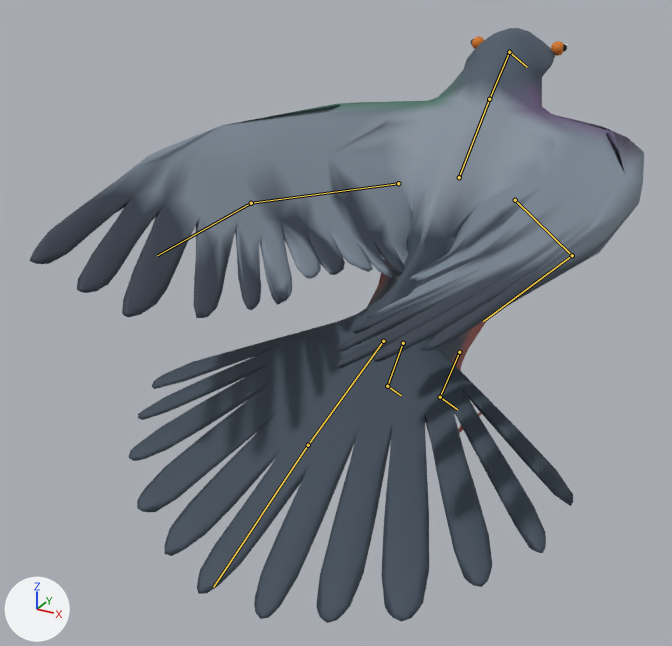
Renders of the glTF model assets/pigeon/pigeon.glb from each side of a commit.
Before and after are seen from a 50 mm camera at (0.201, -0.505, 0.304) aimed at (-0.031, -0.084, 0.093). Arrows for +X, +Y and +Z are at lower left; the lights stay in place. The picture after the commit comes second. Both versions are drawn at frame 0 of the action 'Idle'; the numbers are the values there. The bones that bend it are drawn over the model as lines.

Names of what the first picture shows: 'pigeon-model'.
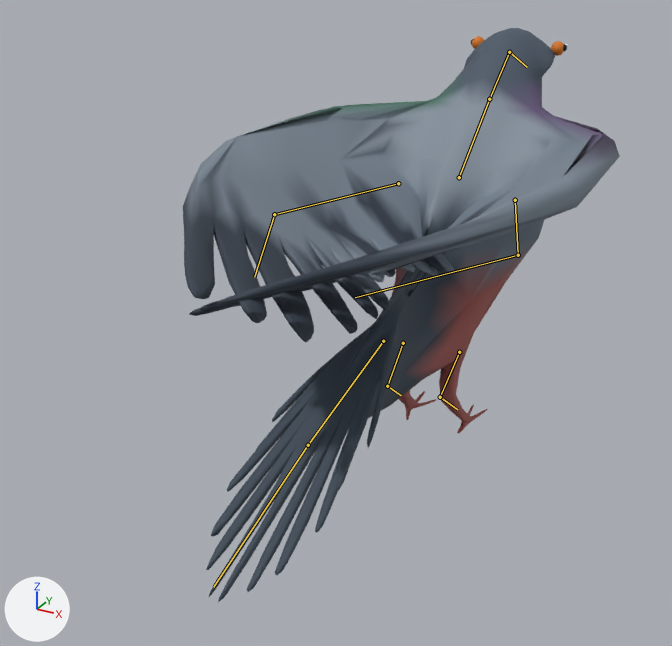
Where the change shows, as pixel boxes [x1, y1, x2, y2] in the pictures (672 x 646 px):
'pigeon-model', posed (29% narrower)
    before: [29, 28, 644, 623]
    after: [183, 28, 620, 602]
bone 'right-wing-1', root to tip
    before: (515, 200) to (572, 255)
    after: (515, 200) to (518, 255)
bone 'right-wing-2', root to tip
    before: (572, 255) to (483, 321)
    after: (518, 255) to (355, 297)
bone 'left-wing-1', root to tip
    before: (398, 183) to (251, 203)
    after: (398, 183) to (274, 214)
bone 'left-wing-2', root to tip
    before: (251, 203) to (157, 255)
    after: (274, 214) to (254, 277)

The edits, one by one:
Bone 'right-wing-1' (bone_right_wing_1) turns from (-25, 16, 65) to (-27, 23, 79) degrees about its own x, y and z.
Bone 'right-wing-2' (bone_right_wing_2) turns from (-18, 0, 1) to (-24, 0, 2) degrees about its own x, y and z.
Bone 'left-wing-1' (bone_left_wing_1) turns from (-25, -16, -65) to (-27, -23, -79) degrees about its own x, y and z.
Bone 'left-wing-2' (bone_left_wing_2) turns from (-18, 0, -1) to (-24, 0, -2) degrees about its own x, y and z.
Bone 'tail-bone-1' (bone_tail_bone_1) is rescaled from (1.0, 1.0, 1.0) to (0.28, 1.0, 1.0).
Bone 'tail-bone-2' (bone_tail_bone_2) is rescaled from (1.0, 1.0, 1.0) to (0.28, 1.0, 1.0).
